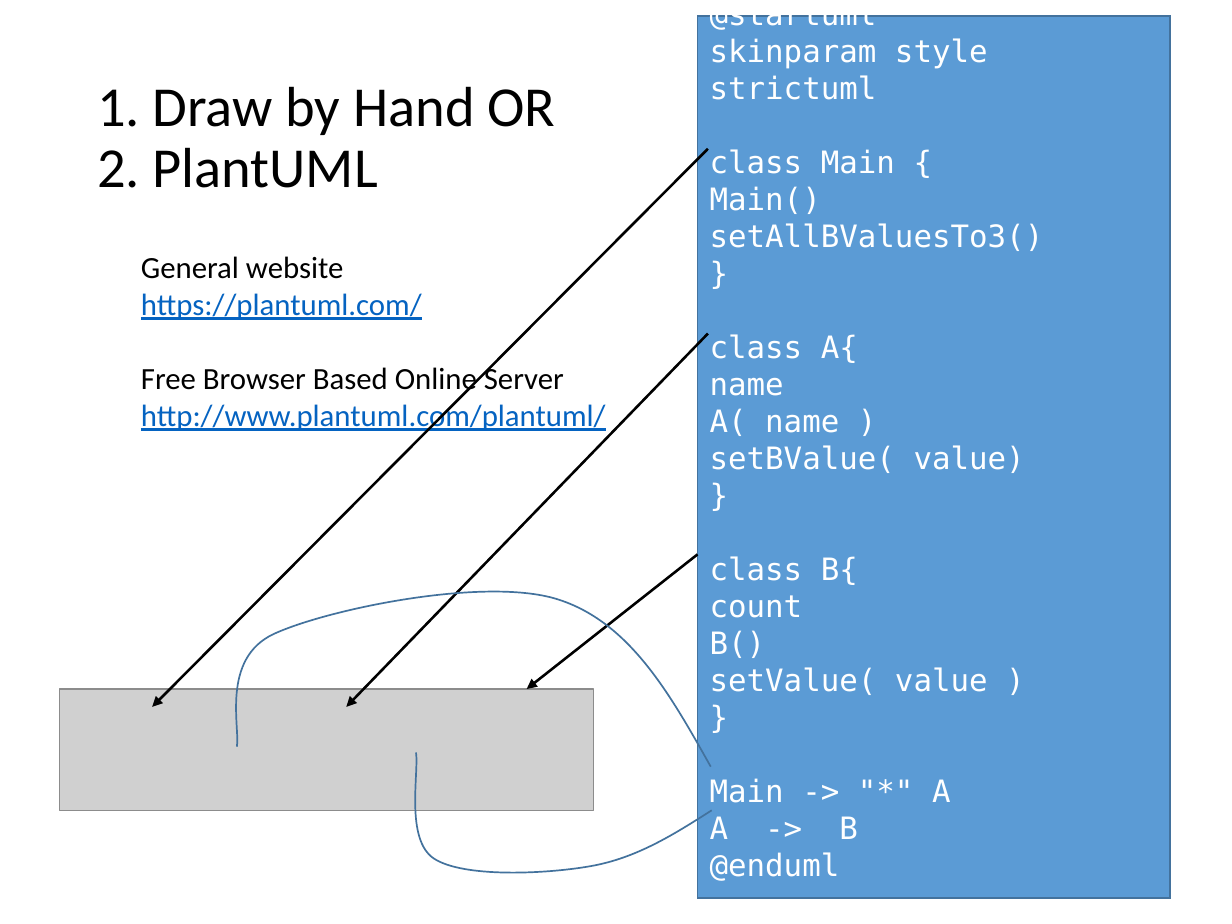
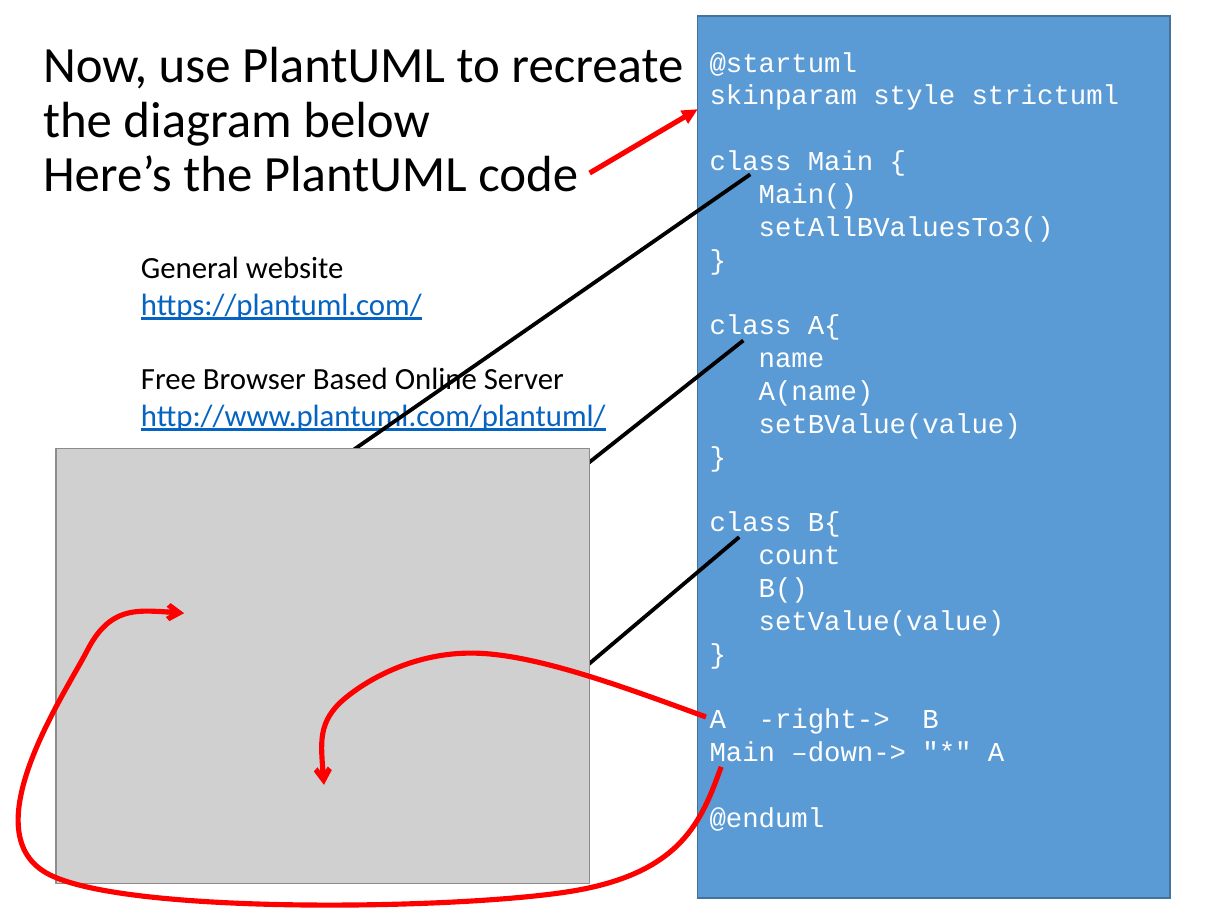
Before and after one commit to RHIT-CSSE/csse220, a slide deck: slide 15 of ClassMaterials/SETechniques/Slides/SoftwareEngineeringTechniques.pptx (slide 29 before the commit). Drawn at 1232x924 pixels with LibreOffice and Linux fonts; fonts in the diff are those of the drawing; grey boxes stand for pictures. Boxes give left, top, right and bottom in pixels: in the first picture for what was removed or moved away, otherwise in the second. Text is boxed around its words. In the diff, an @@ line names an element or a change of style, - is before the commit and + after.

```diff
--- a/ClassMaterials/SETechniques/Slides/SoftwareEngineeringTechniques.pptx
+++ b/ClassMaterials/SETechniques/Slides/SoftwareEngineeringTechniques.pptx
@@ title at box(43, 46, 683, 192): text changed; size 33 to 29.7 pt @@
-1. Draw by Hand OR
-2. PlantUML
+Now, use PlantUML to recreate
+the diagram below
+Here’s the PlantUML code
@@ text in rectangle at box(710, 52, 1119, 831): size 18 to 16 pt, font DejaVu Sans Mono to Courier New in "@startuml", "skinparam style strictuml", "class Main {", "Main()" and 10 more places @@
@@ arrow added from (590, 172) to (697, 110), #FF0000 3 pt @@
@@ arrow moved from (708, 149) - (153, 707) to (750, 175) - (315, 477) @@
@@ arrow (750, 175) - (315, 477): stroke #000000 1.5 pt to #000000 2.25 pt @@
@@ arrow moved from (708, 334) - (346, 707) to (743, 340) - (274, 712) @@
@@ arrow (743, 340) - (274, 712): stroke #000000 1.5 pt to #000000 2.25 pt @@
@@ text in rectangle at box(759, 381, 1021, 439): text changed; size 18 to 16 pt; font DejaVu Sans Mono to Courier New @@
-A( name )
-setBValue( value)
+A(name)
+setBValue(value)
@@ picture added at box(55, 448, 589, 883) @@
@@ arrow moved from (697, 554) - (527, 689) to (739, 537) - (535, 710) @@
@@ arrow (739, 537) - (535, 710): stroke #000000 1.5 pt to #000000 2.25 pt @@
@@ freeform shape added at box(18, 611, 722, 904), outline #FF0000 3 pt @@
@@ text in rectangle at box(759, 611, 1005, 636): text changed; size 18 to 16 pt; font DejaVu Sans Mono to Courier New @@
-setValue( value )
+setValue(value)
@@ freeform shape: place and size @@
-freeform shape at box(237, 591, 711, 766)
+freeform shape at box(323, 653, 707, 785)
@@ freeform shape at box(323, 653, 707, 785): outline #43739E 1 pt to #FF0000 3 pt @@
@@ picture removed at box(60, 689, 594, 811) @@
@@ text in rectangle at box(710, 709, 1004, 769): text changed; size 18 to 16 pt; font DejaVu Sans Mono to Courier New @@
-Main -> "*" A
-A -> B
+A -right-> B
+Main –down-> "*" A
@@ freeform shape removed at box(415, 753, 712, 873) @@
```
Also in this commit, not shown: 4 other slides changed, 3 slides added, 3 slides removed.
